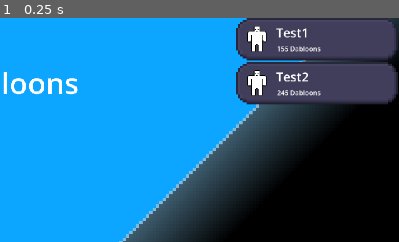
Above: before the commit, frame 1.
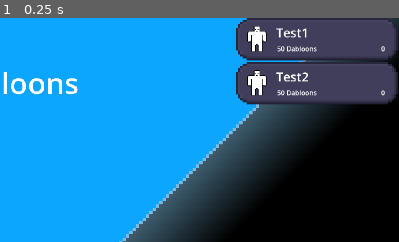
Above: after the commit, the same moment.

Repository: Kapsulon/Door-Clicker
Game: Godot game, scene res://scenes/main.tscn
The game is run twice, just before and just after one commit, with the same random seed, the same clock (stepped at 60 frames per second) and the same inputs.
Inputs:
- Up to frame 1 (0.25 s): no input
The pictures show only the part of the screen within x 50-100%, y 0-50%; the shares and areas given below are measured in that part.

The runs differ from the first frame. In frame 1, 0.4% of the frame differs, in the area x 69-97%, y 12-35%.

Commit message:
ADD: upgrade_button orders display and working + fix orders.gd

Diff:
--- a/scenes/upgrade_button.tscn
+++ b/scenes/upgrade_button.tscn
@@ -19,6 +19,7 @@
 texture_pressed = ExtResource("2_pcbuf")
 stretch_mode = 4
 script = ExtResource("3_7r4c6")
+start_price = 50
 metadata/_edit_use_anchors_ = true
 
 [node name="Label" type="Label" parent="."]
@@ -41,11 +42,28 @@
 metadata/_edit_use_anchors_ = true
 
 [node name="Label2" type="Label" parent="."]
-layout_mode = 0
+layout_mode = 1
+anchors_preset = -1
 anchor_left = 0.251282
 anchor_top = 0.607843
-anchor_right = 0.915385
+anchor_right = 0.766667
 anchor_bottom = 0.833333
-text = "0 Dabloons"
+text = "50 Dabloons"
 label_settings = SubResource("LabelSettings_m3tn4")
 metadata/_edit_use_anchors_ = true
+
+[node name="Label3" type="Label" parent="."]
+layout_mode = 1
+anchors_preset = -1
+anchor_left = 0.79
+anchor_top = 0.608
+anchor_right = 0.915
+anchor_bottom = 0.804
+offset_left = -0.100006
+offset_top = -0.0160027
+offset_right = 0.149994
+offset_bottom = 2.992
+text = "0"
+horizontal_alignment = 2
+
+[connection signal="pressed" from="." to="." method="_on_pressed"]
--- a/scripts/orders.gd
+++ b/scripts/orders.gd
@@ -1,3 +1,4 @@
+@tool
 extends Node
 
 const ORDERS: Array[String] = ["u", "M", "B", "T", "Qua", "Qui", "Se", "Oc", "No", "AA", "AB", "AC", "AD", "AE", "AF",  …(4019 unchanged characters)…
@@ -48,7 +49,7 @@
 			to[to_keys[index]] = tmp % 1000
 		index += 1
 
-func multiply_dabloons(to: Dictionary, mul: int) -> void:
+func multiply_dabloons(to: Dictionary, mul: float) -> void:
 	var index: int = 0
 	var carry: int = 0
 	var tmp: int = 0
@@ -86,13 +87,12 @@
 
 
 func compare_dabloons_greater_or_equal(fstval: Dictionary, sndval: Dictionary):
-	var keys: Array
 	var index: int = 0
 
 	while (index < ORDERS.size()):
-		if (fstval[keys[index]] > sndval[keys[index]]):
+		if (fstval[ORDERS[index]] > sndval[ORDERS[index]]):
 			return true
-		if (fstval[keys[index]] < sndval[keys[index]]):
+		if (fstval[ORDERS[index]] < sndval[ORDERS[index]]):
 			return false
 		index += 1
 	return true
--- a/scripts/upgrade_button.gd
+++ b/scripts/upgrade_button.gd
@@ -6,18 +6,55 @@
 		icon = new_icon
 		$TextureRect.set("texture", icon)
 
-@export var title: String = "":
+@export var title: String = "Text":
 	set(new_title):
 		title = new_title
 		$Label.set("text", title)
 
-@export var price: int = 0:
+@export var start_price: int = 0:
+	set(new_start_price):
+		start_price = new_start_price
+		var add_price = Orders.generate_dabloons_store()
+		add_price["u"] = start_price
+		var this_price = Orders.generate_dabloons_store()
+		Orders.add_dabloons(add_price, this_price)
+		set_price(this_price)
+
+@export var level: int = 0:
+	set(new_level):
+		level = new_level
+		$Label3.set("text", new_level)
+
+var price: String = "0 Dabloons":
 	set(new_price):
-		price = new_price
-		$Label2.set("text", str(price) + " Dabloons")
+		price = new_price + " Dabloons"
+		var price_label = $Label2
+		if (price_label != null):
+			price_label.set("text", price)
+
+var dabloons_price: Dictionary = Orders.generate_dabloons_store()
 
 func _ready():
 	pass
 
 func _process(delta):
 	pass
+
+func get_player_dabloons():
+	return get_node("/root/world").dabloons
+
+func set_price(new_price: Dictionary):
+	dabloons_price = new_price
+	price = Orders.display_num(new_price)
+
+func get_multiplier():
+	var money: Dictionary = get_player_dabloons()
+	Orders.multiply_dabloons(money, level)
+
+func _on_pressed():
+	var money: Dictionary = get_player_dabloons()
+	if (Orders.compare_dabloons_greater_or_equal(money, dabloons_price)):
+		Orders.remove_dabloons(dabloons_price, money)
+		Orders.multiply_dabloons(dabloons_price, 1.5)
+		set_price(dabloons_price)
+		level += 1
